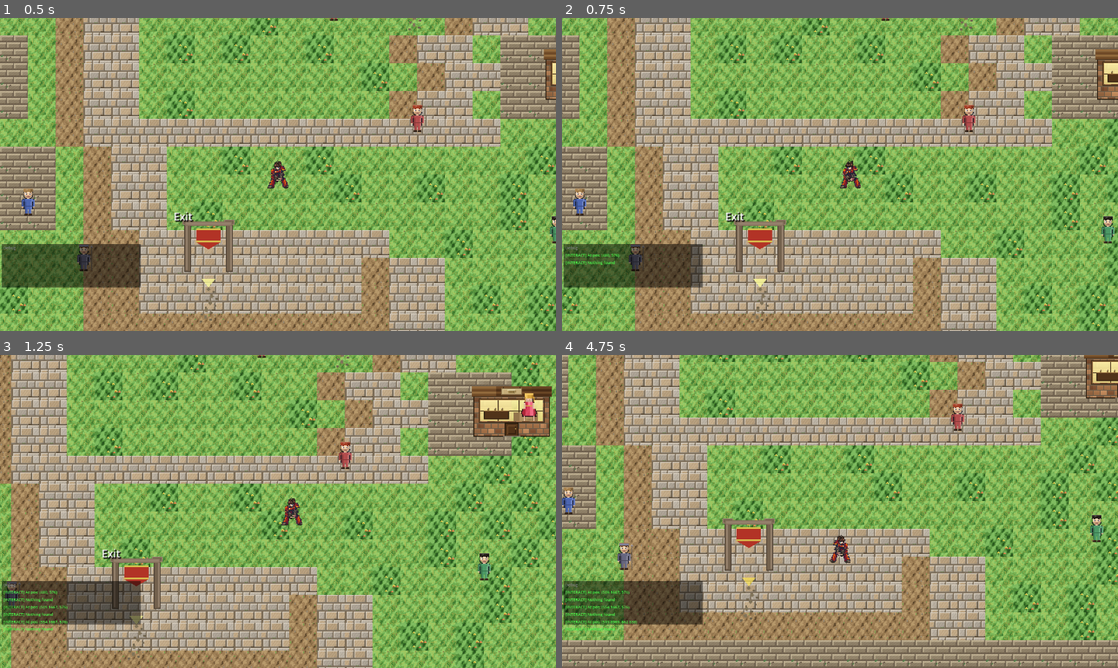
Above: before the commit, frames 1-4 (two rows, left to right).
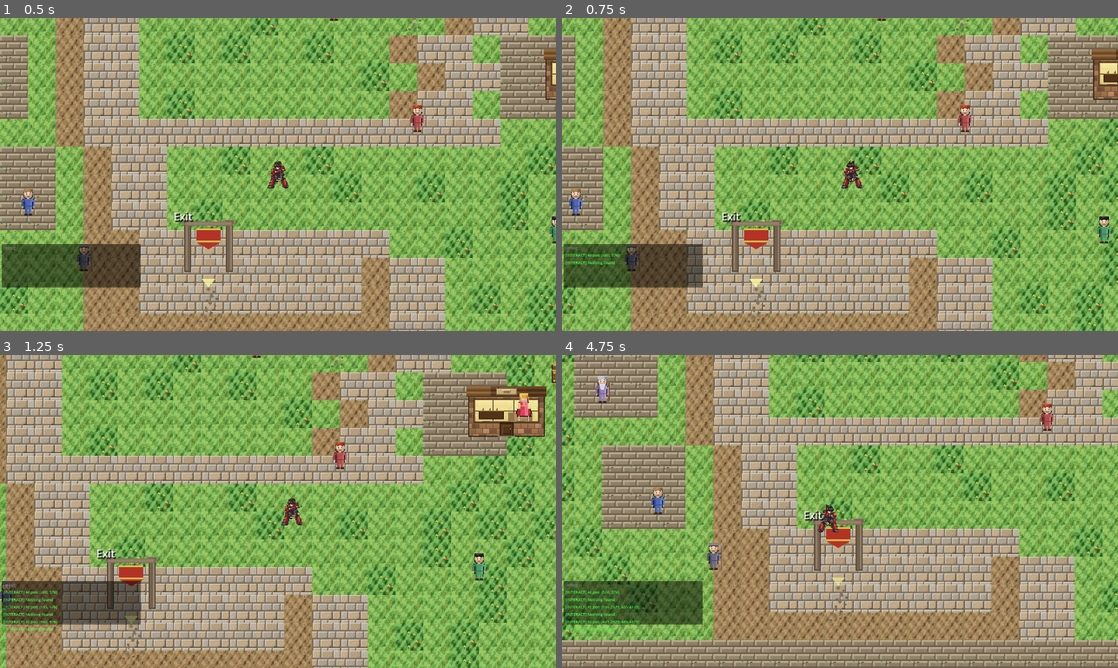
Above: after the commit, the same moments.

Repository: struktured-labs/cowardly-irregular
Game: Godot game, scene res://src/maps/villages/HarmoniaVillage.tscn
Same seed, same stepped clock (60 frames per second), same inputs: the game is played once before the commit and once after it. This scene is started directly instead of the project's main scene.
Inputs (mouse positions are in pixels of both pictures, inside the frame that each line leads up to):
- Up to frame 1 (0.5 s): no input
- Up to frame 2 (0.75 s): tap Enter at 0.5 s; move the mouse to (962, 158) at 0.52 s; hold Right (ui_right) from 0.53 s (still down); hold R (battle_advance) from 0.53 s (still down); click (962, 158) at 0.67 s
- Up to frame 3 (1.25 s): keep holding Right (ui_right); keep holding R (battle_advance); tap Z (ui_accept) at 0.77, 1.07 s
- Up to frame 4 (4.75 s): release Right (ui_right) at 1.25 s; release R (battle_advance) at 1.25 s; drag from (728, 527) to (701, 608) at 1.27 s; move the mouse to (895, 442) at 2.02 s; hold Right (ui_right) 2.03-2.75 s; hold Tab (battle_toggle_auto) 2.03-2.75 s; drag from (812, 574) to (1067, 417) at 2.77 s; move the mouse to (1006, 558) at 3.52 s; hold Left (ui_left) 3.53-4.25 s; tap E (camera_rotate_right) at 3.6 s; tap Z (ui_accept) at 3.77, 4.07 s; drag from (673, 464) to (567, 502) at 4.27 s

Frame 1 is identical in both runs. In frame 2, 52% of the frame differs, in the area x 0-100%, y 0-100%; in frame 3, 55%; in frame 4, 70%.

Commit message:
fix: overworld rotation, size, movement per user feedback
Rotation:
- REMOVED spring-back — camera now holds orientation when released
- REMOVED rotation clamp — full continuous 360° (no cap)
- Faster rotation speed (3.5) when debug_log_enabled for testing

Player size:
- Reduced player_display_size 240→160 (was too large on overworld)

Movement:
- REPLACED move_toward with instant velocity — zero slipperiness
- Instant stop when input released (no deceleration slide)
- CircleShape2D collision (was RectangleShape2D) — eliminates
  directional bias that made L/R feel 1/4 the distance of up/down

Asked cowir-sprite about walking feet redesign (FF6-style overworld).

Co-Authored-By: Claude Opus 4.6 (1M context) <noreply@anthropic.com>

Diff:
--- a/src/exploration/Mode7Overlay.gd
+++ b/src/exploration/Mode7Overlay.gd
@@ -2,7 +2,7 @@
 class_name Mode7Overlay
 
 var enabled: bool = true
-var player_display_size: float = 240.0
+var player_display_size: float = 160.0
 var player_screen_pos: Vector2 = Vector2(640, 540)
 
 var horizon: float = 0.0
@@ -86,7 +86,8 @@
 
 var _current_rotation: float = 0.0
 const ROTATION_SPEED: float = 2.5
-const MAX_ROTATION: float = PI  # ±180° = full 360° rotation
+## Debug: set GameState.debug_log_enabled = true to enable full rotation (always true for now)
+const ROTATION_SPEED_FAST: float = 3.5  # Faster rotation for debug testing
 const SWAY_PIXELS: float = 16.0
 const BOB_AMPLITUDE: float = 2.5
 const BOB_SPEED: float = 10.0
@@ -272,13 +273,10 @@
 			cam_input = -1.0
 
 	if abs(cam_input) > 0.1:
-		_current_rotation += cam_input * ROTATION_SPEED * delta
-		_current_rotation = clampf(_current_rotation, -MAX_ROTATION, MAX_ROTATION)
-	else:
-		# Spring back toward 0° when no rotation input
-		_current_rotation = lerpf(_current_rotation, 0.0, 3.0 * delta)
-		if absf(_current_rotation) < 0.01:
-			_current_rotation = 0.0
+		# Full continuous 360° rotation — no clamp, no spring-back
+		# Camera holds its orientation when input is released
+		var speed = ROTATION_SPEED_FAST if GameState.debug_log_enabled else ROTATION_SPEED
+		_current_rotation += cam_input * speed * delta
 
 	camera_angle = _current_rotation
 
--- a/src/exploration/OverworldPlayer.gd
+++ b/src/exploration/OverworldPlayer.gd
@@ -214,11 +214,11 @@
 	_sprite.name = "Sprite"
 	add_child(_sprite)
 
-	# Setup collision shape
+	# Setup collision shape — CircleShape2D for direction-neutral collision
 	var collision = CollisionShape2D.new()
 	collision.name = "Collision"
-	var shape = RectangleShape2D.new()
-	shape.size = Vector2(24, 24)  # Slightly smaller than sprite for easier navigation
+	var shape = CircleShape2D.new()
+	shape.radius = 10.0  # Tight collision for smooth navigation
 	collision.shape = shape
 	collision.position = Vector2(0, 4)  # Offset down slightly (feet collision)
 	add_child(collision)
@@ -270,10 +270,8 @@
 
 	if input_dir != Vector2.ZERO:
 		input_dir = input_dir.normalized()
-		# Kill momentum on sharp direction changes (>90° turn)
-		if velocity.length_squared() > 1.0 and velocity.normalized().dot(input_dir) < 0.0:
-			velocity = Vector2.ZERO
-		velocity = velocity.move_toward(input_dir * move_speed, ACCELERATION * delta)
+		# Instant velocity — no acceleration ramp, no slippery feel
+		velocity = input_dir * move_speed
 		is_moving = true
 
 		# Update facing direction (prioritize horizontal for diagonal)
@@ -282,8 +280,9 @@
 		else:
 			current_direction = Direction.UP if input_dir.y < 0 else Direction.DOWN
 	else:
-		velocity = velocity.move_toward(Vector2.ZERO, DECELERATION * delta)
-		is_moving = velocity.length() > 10.0
+		# Instant stop — no deceleration slide
+		velocity = Vector2.ZERO
+		is_moving = false
 
 	# Track distance for step counting
 	var old_pos = position
